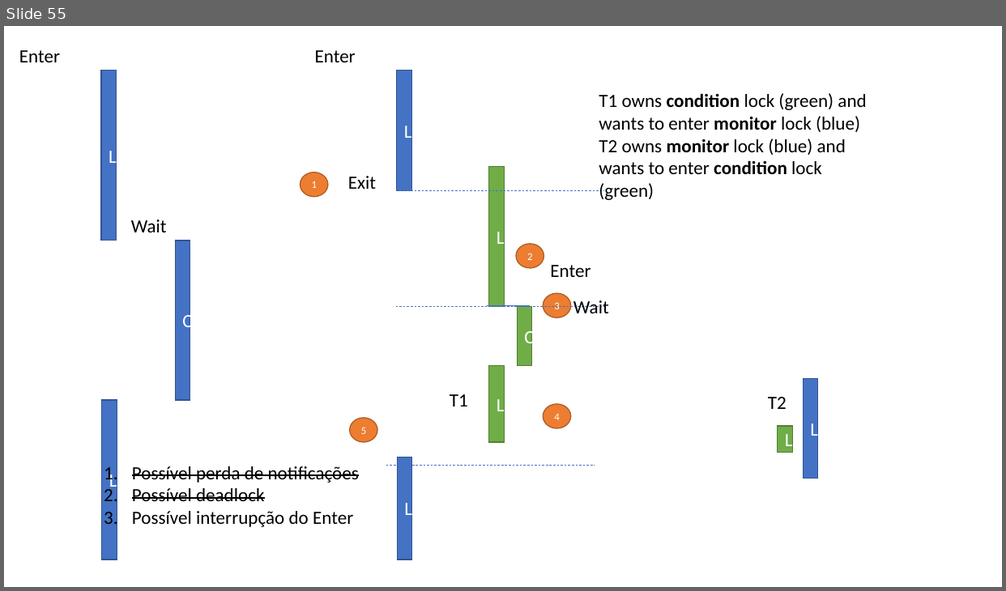
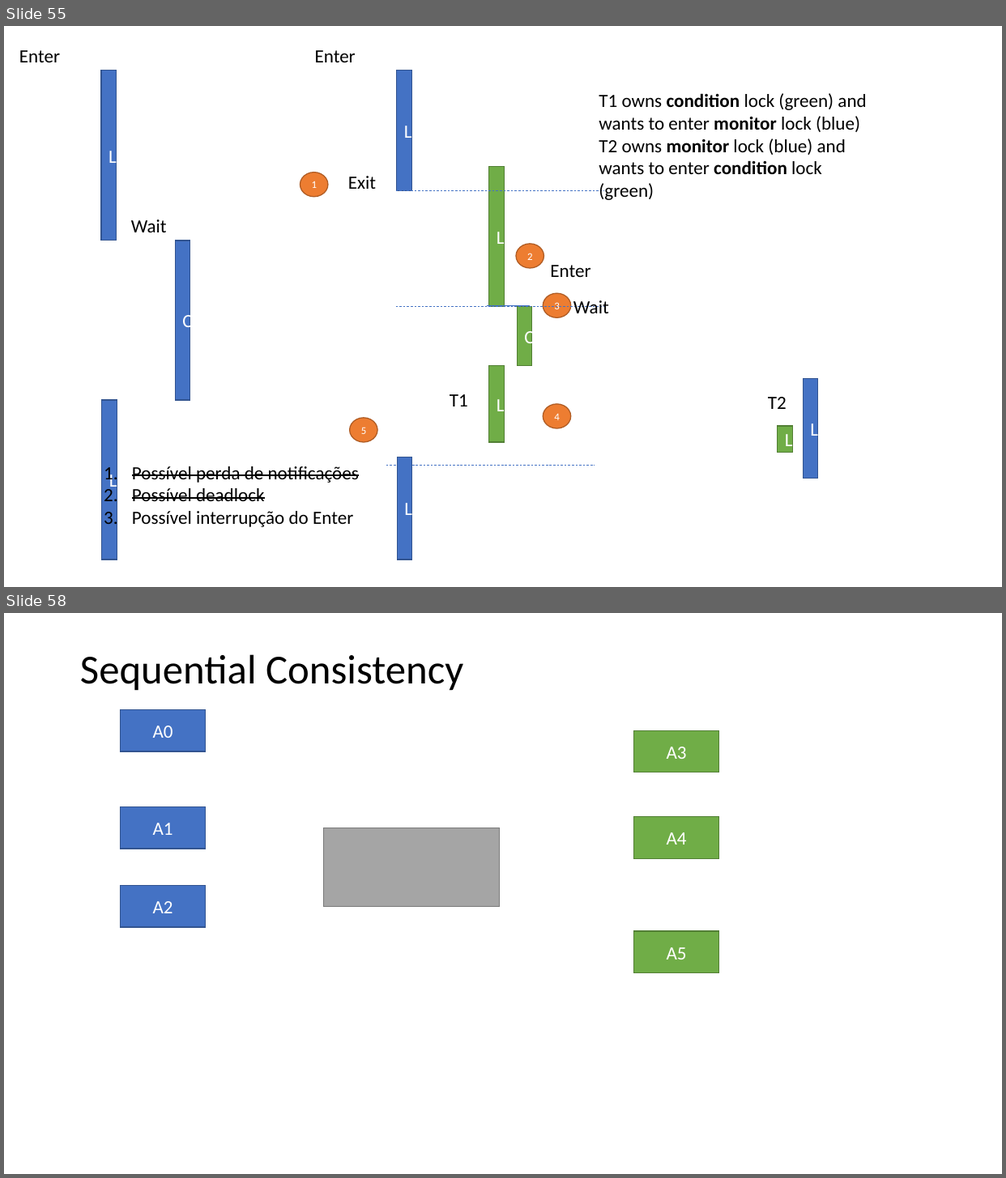
Before and after one commit to isel-leic-pc/s2021v-li51n, a slide deck: docs/threads.pptx. Shown one above the other, each under a label of ours: slide 55 before the commit, slides 55 and 58 after it; the slides between them are not shown. The pictures are 1006x591 and 1006x1178 pixels, drawn with LibreOffice and Linux fonts; fonts in the diff are those of the drawing. Boxes give left, top, right and bottom in pixels: in the first picture for what was removed or moved away, otherwise in the second. Text is boxed around its words. In the diff, an @@ line names an element or a change of style, - is before the commit and + after.

```diff
--- a/docs/threads.pptx
+++ b/docs/threads.pptx
@@ slide 58 added at [4, 613, 1002, 1174], background #FFFFFF @@
@@ title added at [80, 654, 463, 691], 39.6 pt, text #000000 @@
+Sequential Consistency
@@ rectangle added at [120, 709, 206, 752], fill #4472C4, outline #325491 1 pt, 18 pt, text #FFFFFF @@
+A0
@@ rectangle added at [633, 730, 719, 773], fill #70AD47, outline #538035 1 pt, 18 pt, text #FFFFFF @@
+A3
@@ rectangle added at [120, 807, 206, 849], fill #4472C4, outline #325491 1 pt, 18 pt, text #FFFFFF @@
+A1
@@ rectangle added at [324, 828, 500, 906], fill #A5A5A5, outline #7A7A7A 1 pt @@
@@ rectangle added at [633, 816, 719, 858], fill #70AD47, outline #538035 1 pt, 18 pt, text #FFFFFF @@
+A4
@@ rectangle added at [120, 885, 206, 927], fill #4472C4, outline #325491 1 pt, 18 pt, text #FFFFFF @@
+A2
@@ rectangle added at [633, 931, 719, 973], fill #70AD47, outline #538035 1 pt, 18 pt, text #FFFFFF @@
+A5
```
Also in this commit, not shown: 14 other slides added, 5 other files.
